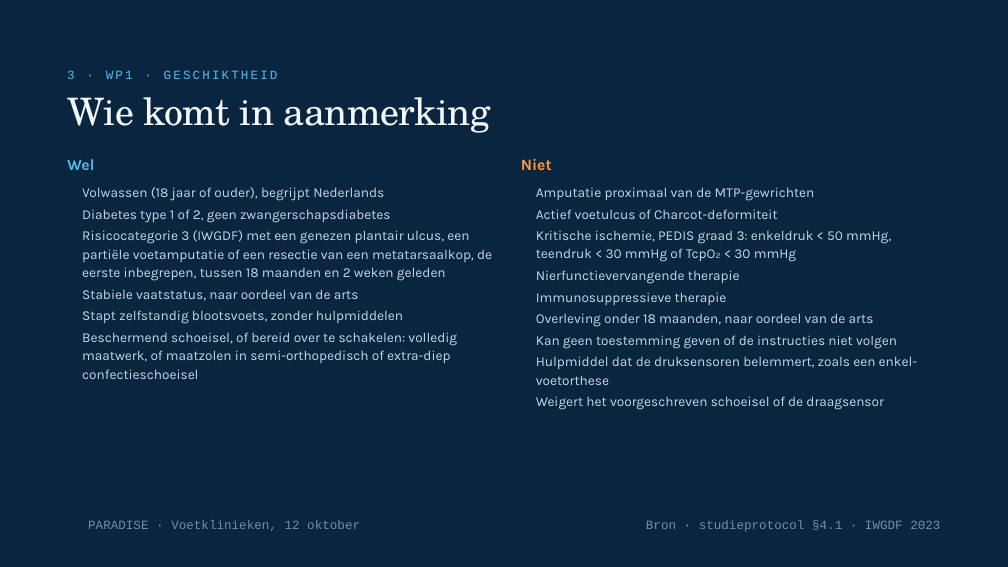
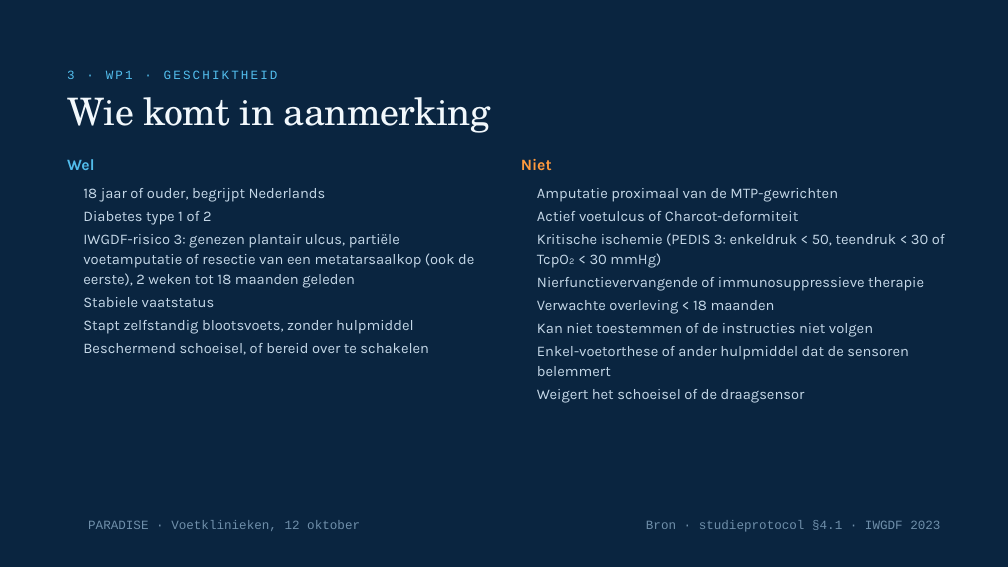
Before and after one commit to Dellfs/paradise-project, a slide deck: slide 9 of PARADISE_presentatie/webdecks/PARADISE_voetklinieken_12okt.pptx. Drawn at 1008x567 pixels with LibreOffice and Linux fonts; fonts in the diff are those of the drawing; background and template pictures are left out. Boxes give left, top, right and bottom in pixels: in the first picture for what was removed or moved away, otherwise in the second. Text is boxed around its words. In the diff, an @@ line names an element or a change of style, - is before the commit and + after.

```diff
--- a/PARADISE_presentatie/webdecks/PARADISE_voetklinieken_12okt.pptx
+++ b/PARADISE_presentatie/webdecks/PARADISE_voetklinieken_12okt.pptx
@@ text at [83,188,326,202]: text changed; size 13 to 14 pt @@
-Volwassen (18 jaar of ouder), begrijpt Nederlands
+18 jaar of ouder, begrijpt Nederlands
@@ text "Amputatie proximaal van de MTP-gewrichten" at [537,188,838,202]: size 13 to 14 pt; line spacing 17.6pt to 18.9pt @@
@@ text "Actief voetulcus of Charcot-deformiteit" at [537,211,798,221]: size 13 to 14 pt; line spacing 17.6pt to 18.9pt @@
@@ text at [83,211,212,225]: text changed; size 13 to 14 pt @@
-Diabetes type 1 of 2, geen zwangerschapsdiabetes
+Diabetes type 1 of 2
@@ text at [83,234,474,288]: text changed; size 13 to 14 pt @@
-Risicocategorie 3 (IWGDF) met een genezen plantair ulcus, een partiële voetamputatie of een resectie van een metatarsaalkop, de eerste inbegrepen, tussen 18 maanden en 2 weken geleden
+IWGDF-risico 3: genezen plantair ulcus, partiële voetamputatie of resectie van een metatarsaalkop (ook de eerste), 2 weken tot 18 maanden geleden
@@ text at [537,233,945,268]: text changed; size 13 to 14 pt @@
-Kritische ischemie, PEDIS graad 3: enkeldruk < 50 mmHg, teendruk < 30 mmHg of TcpO₂ < 30 mmHg
+Kritische ischemie (PEDIS 3: enkeldruk < 50, teendruk < 30 of TcpO₂ < 30 mmHg)
@@ text at [83,297,215,307]: text changed; size 13 to 14 pt @@
-Stabiele vaatstatus, naar oordeel van de arts
+Stabiele vaatstatus
@@ text removed at [536,292,727,305] @@
-Immunosuppressieve therapie
@@ text at [537,277,924,291]: text changed; size 13 to 14 pt @@
-Nierfunctievervangende therapie
+Nierfunctievervangende of immunosuppressieve therapie
@@ text at [83,320,414,334]: text changed; size 13 to 14 pt @@
-Stapt zelfstandig blootsvoets, zonder hulpmiddelen
+Stapt zelfstandig blootsvoets, zonder hulpmiddel
@@ text at [537,323,873,337]: text changed; size 13 to 14 pt @@
-Kan geen toestemming geven of de instructies niet volgen
+Kan niet toestemmen of de instructies niet volgen
@@ text at [537,300,775,314]: text changed; size 13 to 14 pt @@
-Overleving onder 18 maanden, naar oordeel van de arts
+Verwachte overleving < 18 maanden
@@ text at [83,343,429,355]: text changed; size 13 to 14 pt @@
-Beschermend schoeisel, of bereid over te schakelen: volledig maatwerk, of maatzolen in semi-orthopedisch of extra-diep confectieschoeisel
+Beschermend schoeisel, of bereid over te schakelen
@@ text at [537,346,909,376]: text changed; size 13 to 14 pt @@
-Hulpmiddel dat de druksensoren belemmert, zoals een enkel-voetorthese
+Enkel-voetorthese of ander hulpmiddel dat de sensoren belemmert
@@ text at [537,389,805,403]: text changed; size 13 to 14 pt @@
-Weigert het voorgeschreven schoeisel of de draagsensor
+Weigert het schoeisel of de draagsensor
```
Also in this commit, not shown: 17 other slides changed, 2 other files.
